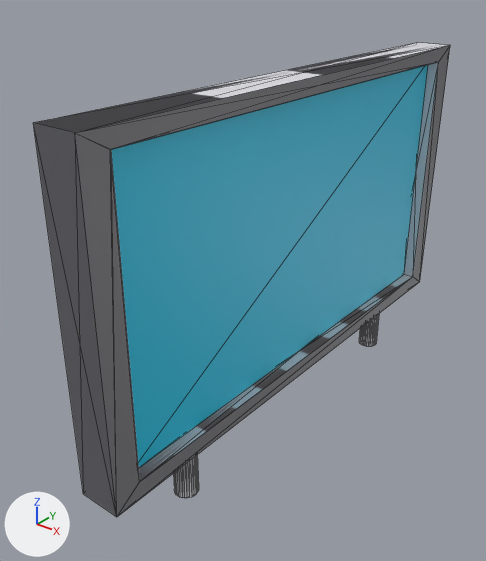
Renders of the glTF model static/signpost.glb from each side of a commit.
Before and after are seen from a 50 mm camera at (3.03, -4.55, 4.17) aimed at (-0.31, -0.37, 1.57). The axes (+X, +Y, +Z) are drawn at lower left. The lights are the same throughout. Mesh edges are drawn as thin lines.

In view in the first picture: 'bulletin board'.
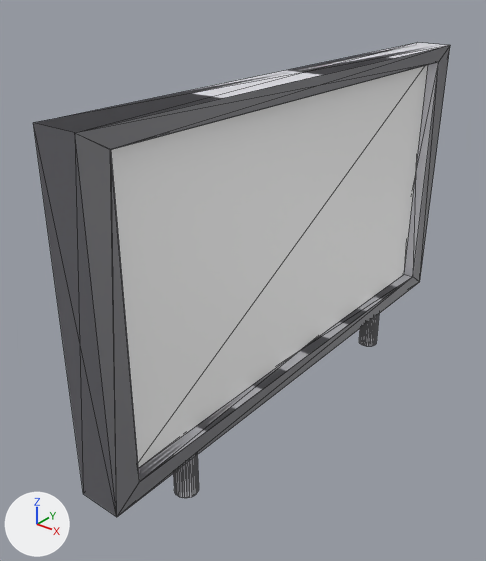
Pixel boxes [x1, y1, x2, y2] of what changed, in the pictures (486 x 561 px):
'bulletin board', recoloured (cyan to white)
    both: [109, 61, 440, 474]

Patch to the scene script:
```diff
--- a/static/signpost.glb.py
+++ b/static/signpost.glb.py
@@ mat_m_screen @@
 mat_m_screen = principled_material('M_Screen')
-mat_m_screen.base_color = (0.00586, 0.561, 0.8)  # cyan #12c5e7
+mat_m_screen.base_color = (1.0, 1.0, 1.0)  # white #ffffff
```
